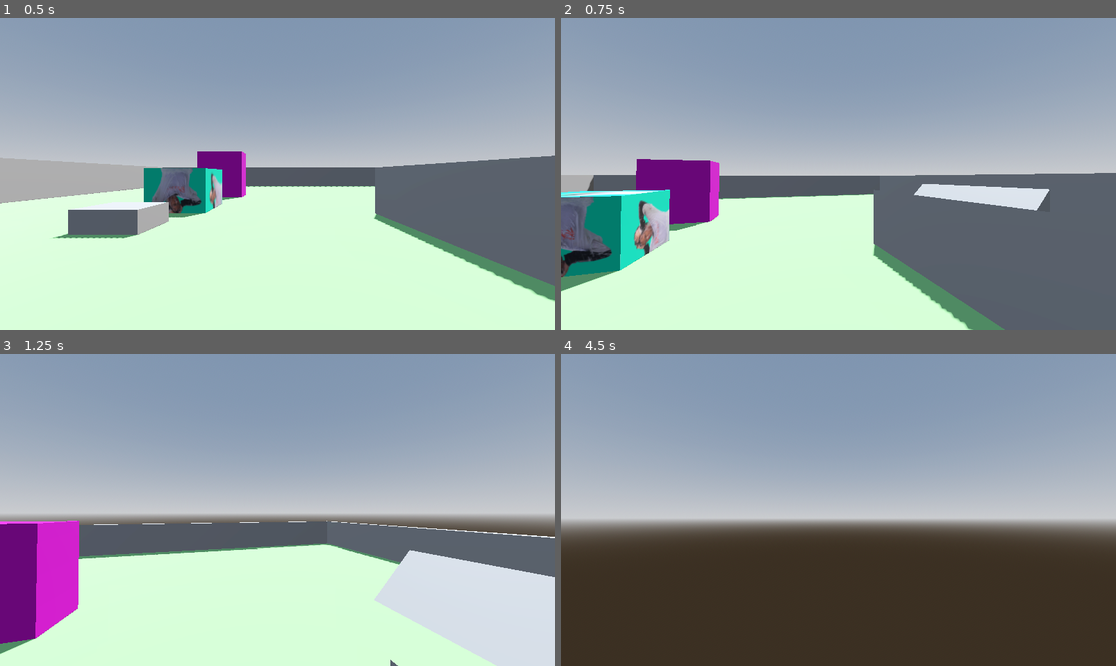
Above: before the commit, frames 1-4 (two rows, left to right).
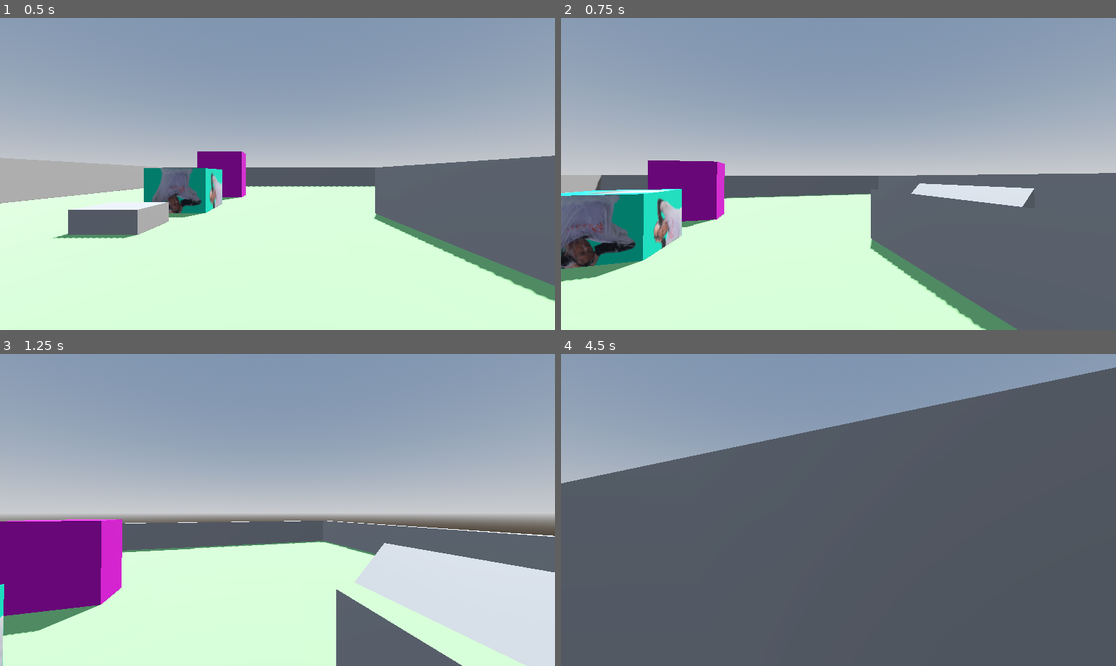
Above: after the commit, the same moments.

Repository: AngeloManlangit/BahalaNa.gd
Game: Godot game, scene res://scenes/game.tscn
Two runs of this game, one before a commit and one after it. Both use one fixed random seed, a clock stepped at 60 frames per second and the inputs below.
Inputs (mouse positions are in pixels of both pictures, inside the frame that each line leads up to):
- Up to frame 1 (0.5 s): no input
- Up to frame 2 (0.75 s): tap Enter (ui_accept) at 0.5 s; move the mouse to (866, 174) at 0.52 s; hold W (move_up) from 0.53 s (still down); tap Space (jump) at 0.6 s; click (866, 174) at 0.67 s
- Up to frame 3 (1.25 s): keep holding W (move_up); tap Space (jump) at 0.77, 1.07 s
- Up to frame 4 (4.5 s): keep holding W (move_up); move the mouse to (810, 510) at 1.27 s; tap Space (jump) at 1.35, 1.52, 1.82, 2.1, 2.85, 3.02, 3.32, 3.6, 3.77, 4.07, 4.35 s; move the mouse to (849, 503) at 2.02 s; move the mouse to (832, 516) at 2.77 s; click (832, 516) at 2.92 s; move the mouse to (877, 513) at 3.52 s; move the mouse to (794, 506) at 4.27 s

Frame 1 is identical in both runs. In frame 2, 6.4% of the frame differs, in the area x 0-97%, y 45-100%; in frame 3, 11%; in frame 4, 76%, in the area x 0-100%, y 4-100%.

Commit message:
Added Coyote time and Jump Buffer on PLayer

Diff:
--- a/scenes/player.tscn
+++ b/scenes/player.tscn
@@ -26,3 +26,7 @@
 transform = Transform3D(1, 0, 0, 0, 1, 0, 0, 0, 1, 0, 0.6626097, 0)
 
 [node name="Camera" type="Camera3D" parent="Head"]
+
+[node name="Coyote_Timer" type="Timer" parent="."]
+
+[connection signal="timeout" from="Coyote_Timer" to="." method="on_coyote_timeout"]
--- a/scripts/player.gd
+++ b/scripts/player.gd
@@ -1,12 +1,21 @@
 extends CharacterBody3D
 
-const SPEED = 10.0
+const SPEED = 7.0
 const JUMP_VELOCITY = 6.0
 const MOUSE_SENSITIVITY = 0.005
 
 const weight = 7.0
 
 var mouse_captured: bool
+
+# for the coyote time
+@export var coyote_time: float = 0.2
+@onready var coyote_timer: Timer = $Coyote_Timer
+var jump_available: bool = true
+
+# for the jump buffer
+var jump_buffer: bool = false
+@export var jump_buffer_time: float = 0.2
 
 @onready var head: Node3D = $Head
 @onready var camera: Camera3D = $Head/Camera
@@ -28,23 +37,34 @@
 func _physics_process(delta: float) -> void:
 	# Add the gravity.
 	if not is_on_floor():
+
+		# for coyote time when jumping
+		if jump_available:
+			if coyote_timer.is_stopped():
+				coyote_timer.start(coyote_time)
+
 		velocity += get_gravity() * delta
+	else:
+		jump_available = true
+		coyote_timer.stop()
+
+		if jump_buffer:
+			Jump()
+			jump_buffer = false
 
 	# Handle jump.
-	if Input.is_action_just_pressed("jump") and is_on_floor():
-		velocity.y = JUMP_VELOCITY
+	if Input.is_action_just_pressed("jump"):
+		if jump_available:
+			Jump()
+		else:
+			jump_buffer = true
+			get_tree().create_timer(jump_buffer_time).timeout.connect(on_jump_buffer_timeout)
 
 	# Get the input direction and handle the movement/deceleration.
 	var input_dir := Input.get_vector("move_left", "move_right", "move_up", "move_down")
 	var direction := (head.transform.basis * Vector3(input_dir.x, 0, input_dir.y)).normalized()
 
-	# change between these two for testing (uncomment one and comment the other)
-	# no_intertia(direction, delta)
-	with_intertia(direction, delta)
 
-	move_and_slide()
-
-func no_intertia(direction, delta: float):
 	if direction:
 		velocity.x = direction.x * SPEED
 		velocity.z = direction.z * SPEED
@@ -52,19 +72,17 @@
 		velocity.x = lerp(velocity.x, direction.x * SPEED, delta * weight)
 		velocity.z = lerp(velocity.z, direction.z * SPEED, delta * weight)
 
-func with_intertia(direction, delta: float):
-	if is_on_floor():
-		if direction:
-			velocity.x = direction.x * SPEED
-			velocity.z = direction.z * SPEED
-		else:
-			velocity.x = lerp(velocity.x, direction.x * SPEED, delta * weight)
-			velocity.z = lerp(velocity.z, direction.z * SPEED, delta * weight)
-	else:
-		# for inertia mid-air
-		const air_weight: float = 6.0
-		velocity.x = lerp(velocity.x, direction.x * SPEED, delta * air_weight)
-		velocity.z = lerp(velocity.z, direction.z * SPEED, delta * air_weight)
+	move_and_slide()
+
+func Jump() -> void:
+	velocity.y = JUMP_VELOCITY
+	jump_available = false
+
+func on_coyote_timeout():
+	jump_available = false
+
+func on_jump_buffer_timeout():
+	jump_buffer = false
 
 func capture_mouse():
 	Input.set_mouse_mode(Input.MOUSE_MODE_CAPTURED)
@@ -73,3 +91,7 @@
 func release_mouse():
 	Input.set_mouse_mode(Input.MOUSE_MODE_VISIBLE)
 	mouse_captured = false
+
+
+func _on_coyote_timeout() -> void:
+	pass # Replace with function body.
Binary file added: assets/PLAYER_MODEL COLORED.fbx
Not shown, added: assets/PLAYER_MODEL COLORED.fbx.import
Binary file added: assets/PLAYER_MODEL COLORED_0.png
Not shown, added: assets/PLAYER_MODEL COLORED_0.png.import
